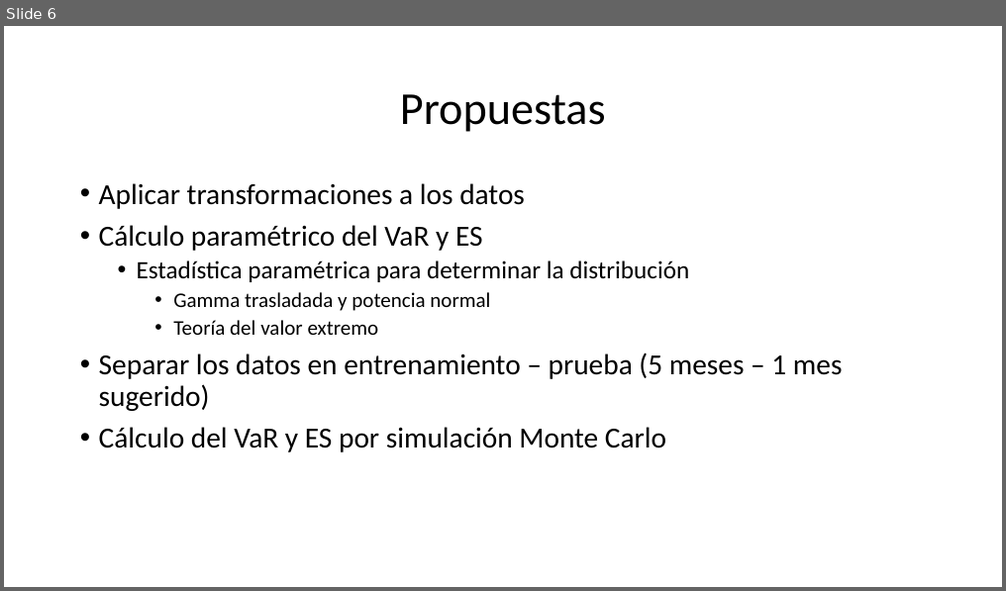
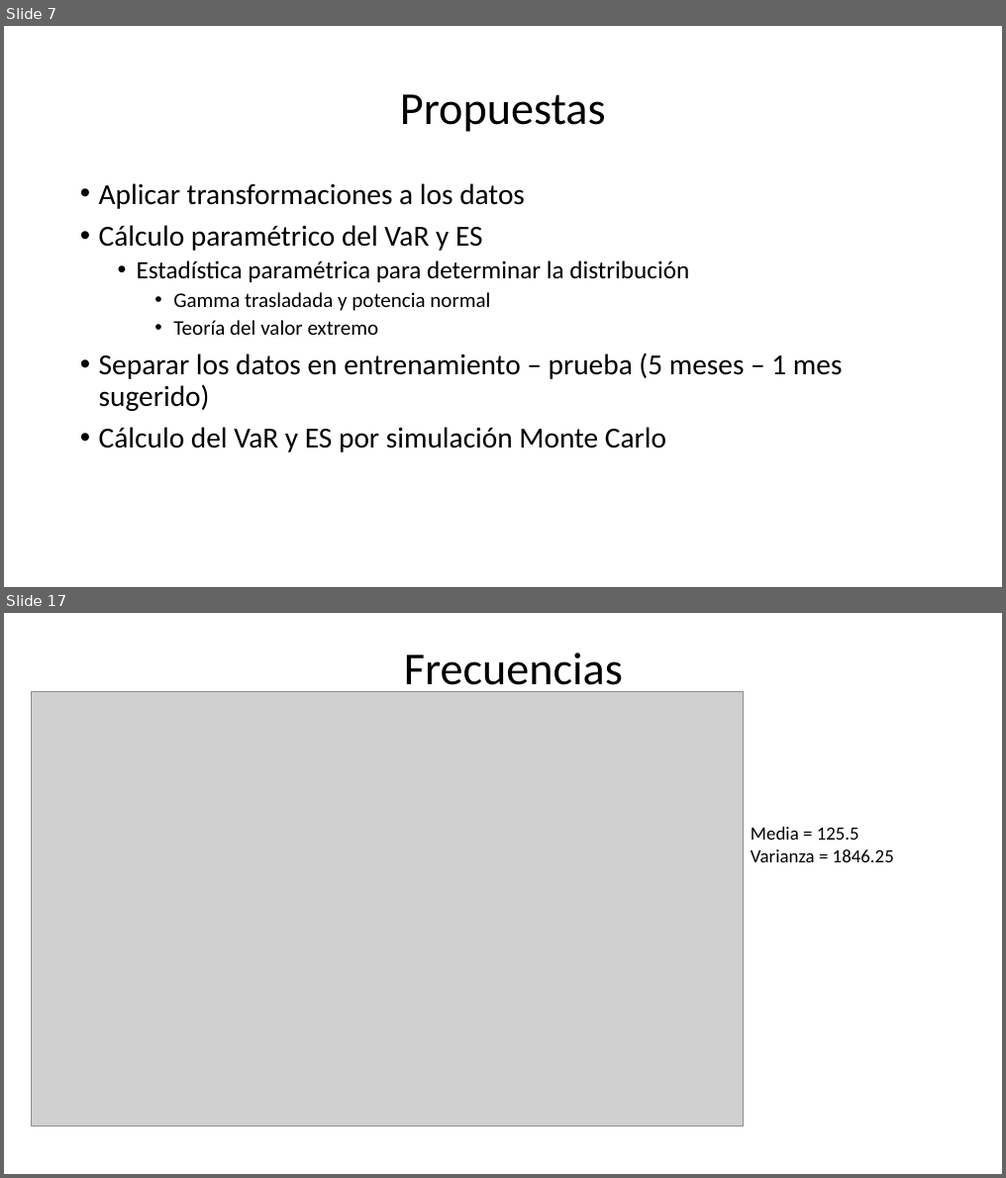
Before and after one commit to EstebanLSCR/Codigo-proyecto, a slide deck: Presentación proyecto.pptx. Shown one above the other, each under a label of ours: slide 6 before the commit, slides 7 and 17 after it; the slides between them are not shown. The pictures are 1006x591 and 1006x1178 pixels, drawn with LibreOffice and Linux fonts; fonts in the diff are those of the drawing; grey boxes stand for pictures. Boxes give left, top, right and bottom in pixels: in the first picture for what was removed or moved away, otherwise in the second. Text is boxed around its words. In the diff, an @@ line names an element or a change of style, - is before the commit and + after.

```diff
--- a/Presentación proyecto.pptx
+++ b/Presentación proyecto.pptx
@@ slide 17 added at (x1=4, y1=613, x2=1002, y2=1174), background #FFFFFF @@
@@ title added at (x1=404, y1=653, x2=623, y2=696), 44 pt, text #000000 @@
+Frecuencias
@@ picture added at (x1=31, y1=691, x2=744, y2=1127) @@
@@ text added at (x1=750, y1=827, x2=894, y2=862), 18 pt, text #000000 @@
+Media = 125.5
+Varianza = 1846.25
@@ what was slide 6 is now slide 7 @@
```
Also in this commit, not shown: 2 slides changed, 11 other slides added, 7 other files.
